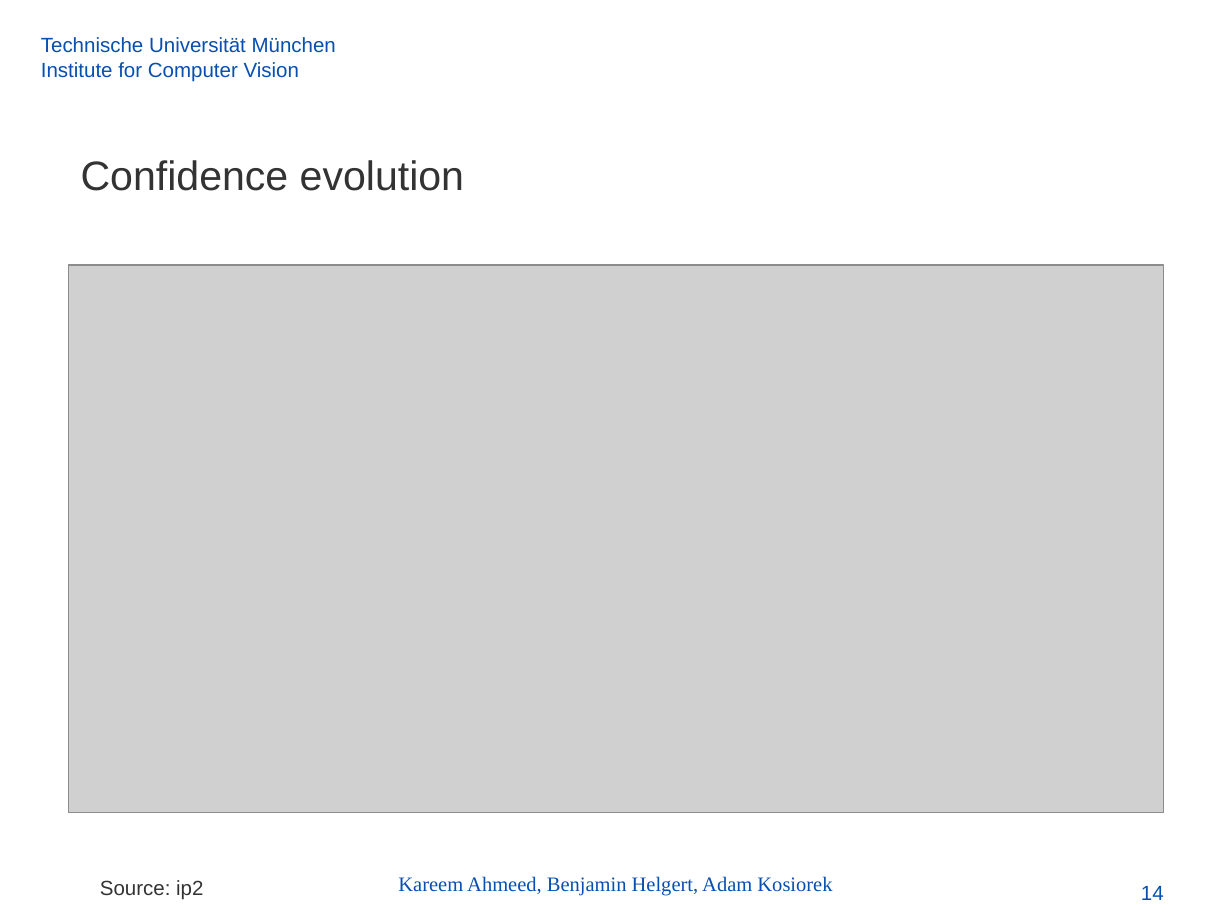
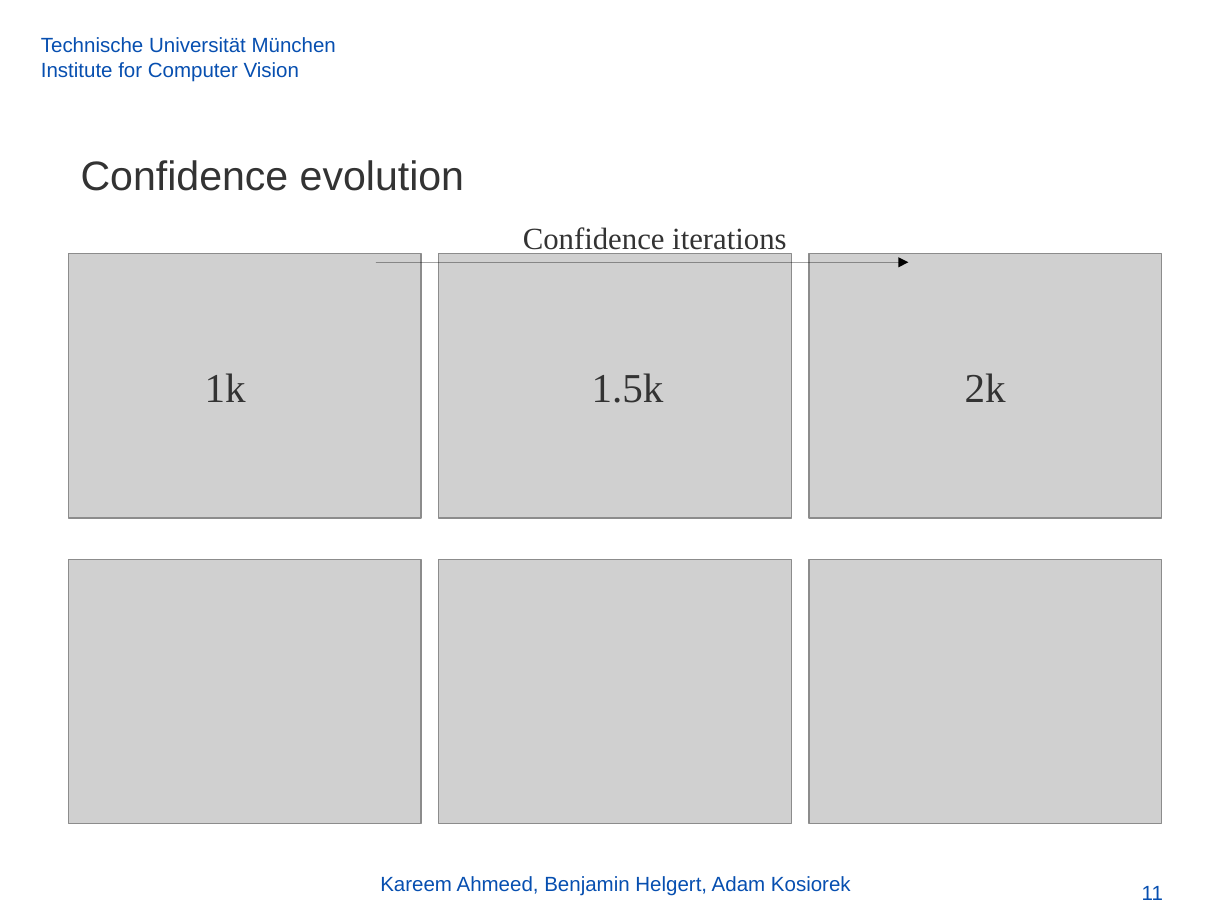
Before and after one commit to akosiorek/uncertainty, a slide deck: slide 11 of models/mlfcv.odp (slide 14 before the commit). Drawn at 1232x924 pixels with LibreOffice and Linux fonts; fonts in the diff are those of the drawing; grey boxes stand for pictures; background and template pictures are left out. Boxes give left, top, right and bottom in pixels: in the first picture for what was removed or moved away, otherwise in the second. Text is boxed around its words. In the diff, an @@ line names an element or a change of style, - is before the commit and + after.

Commit message:
ppt update

```diff
--- a/models/mlfcv.odp
+++ b/models/mlfcv.odp
@@ text added at [523, 227, 786, 255], 18 pt, text #333333 @@
+Confidence iterations
@@ picture added at [69, 254, 421, 519] @@
@@ arrow added from (376, 262) to (908, 262), #000000 0 pt @@
@@ picture: place and size @@
-picture at [69, 265, 1164, 812]
+picture at [439, 254, 791, 519]
@@ picture added at [809, 254, 1162, 519] @@
@@ text added at [205, 373, 246, 402], 24 pt, text #333333 @@
+1k
@@ text added at [592, 373, 664, 403], 24 pt, text #333333 @@
+1.5k
@@ text added at [965, 373, 1006, 402], 24 pt, text #333333 @@
+2k
@@ picture added at [69, 559, 421, 824] @@
@@ picture added at [439, 559, 791, 824] @@
@@ picture added at [809, 559, 1162, 824] @@
@@ text "Kareem Ahmeed, Benjamin Helgert, Adam ..." at [380, 876, 851, 896]: font Times New Roman to Arial @@
@@ text removed at [100, 880, 203, 900] @@
-  Source: ip2
@@ page number removed at [1141, 886, 1164, 900] @@
-14
@@ page number added at [1142, 886, 1163, 900], 12 pt, text #074FB0 @@
+11
```
Also in this commit, not shown: 12 other slides changed, 2 slides added.
